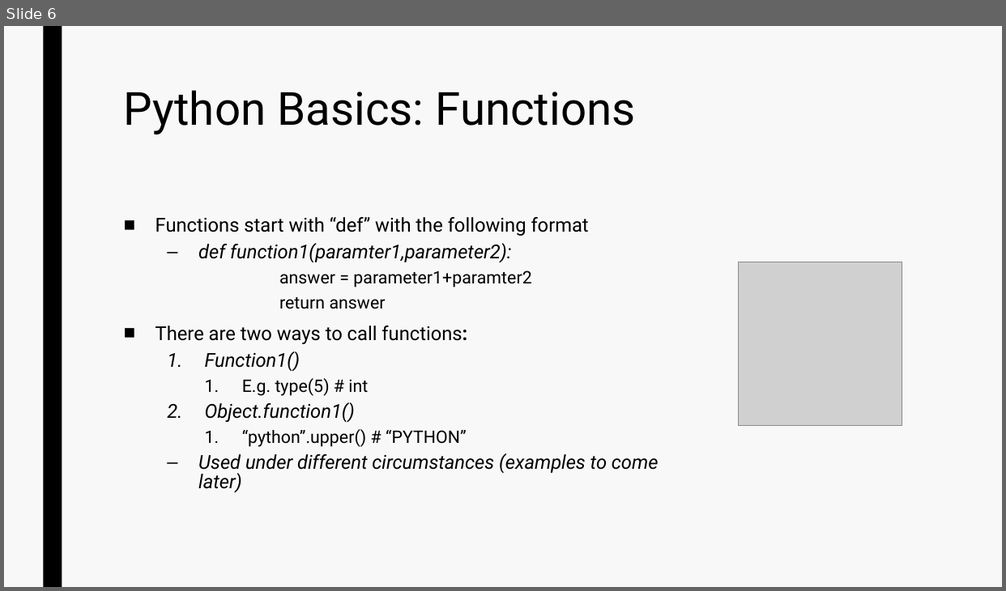
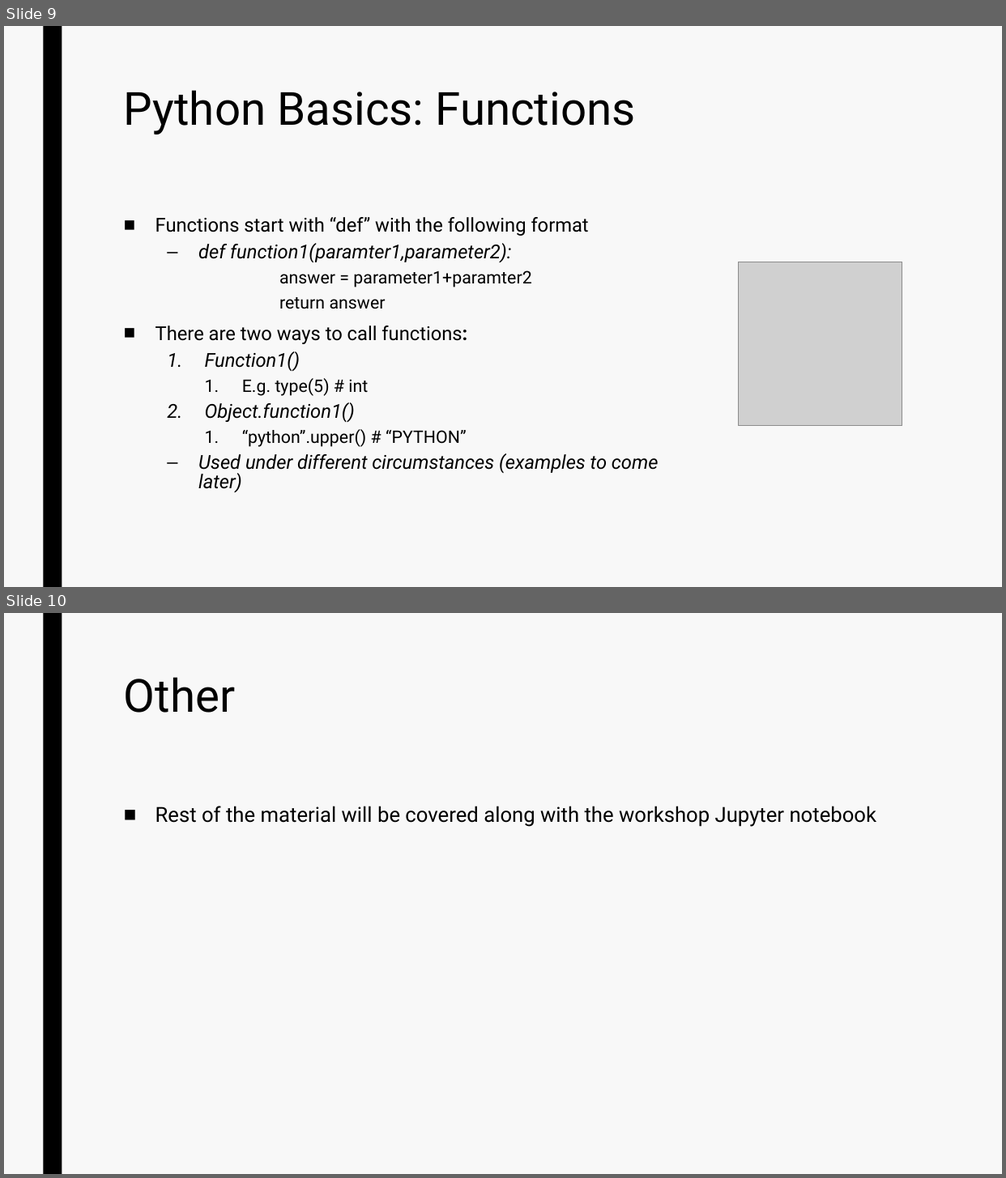
Before and after one commit to devkosal/python_intro_workshop, a slide deck: Intro to Python.pptx. Shown one above the other, each under a label of ours: slide 6 before the commit, slides 9 and 10 after it. The pictures are 1006x591 and 1006x1178 pixels, drawn with LibreOffice and Linux fonts; fonts in the diff are those of the drawing; grey boxes stand for pictures. Boxes give left, top, right and bottom in pixels: in the first picture for what was removed or moved away, otherwise in the second. Text is boxed around its words. In the diff, an @@ line names an element or a change of style, - is before the commit and + after.

```diff
--- a/Intro to Python.pptx
+++ b/Intro to Python.pptx
@@ slide 10 added at (4, 613, 1002, 1174), background #F8F8F8; not listed: 1 template element that a slide beside it also shows @@
@@ title added at (124, 677, 235, 713), 44 pt, text #000000 @@
+Other
@@ text added at (155, 806, 877, 827), 20 pt, text #000000 @@
+■ Rest of the material will be covered along with the workshop Jupyter notebook
@@ what was slide 6 is now slide 9 @@
```
Also in this commit, not shown: 4 slides changed, 3 other files.
